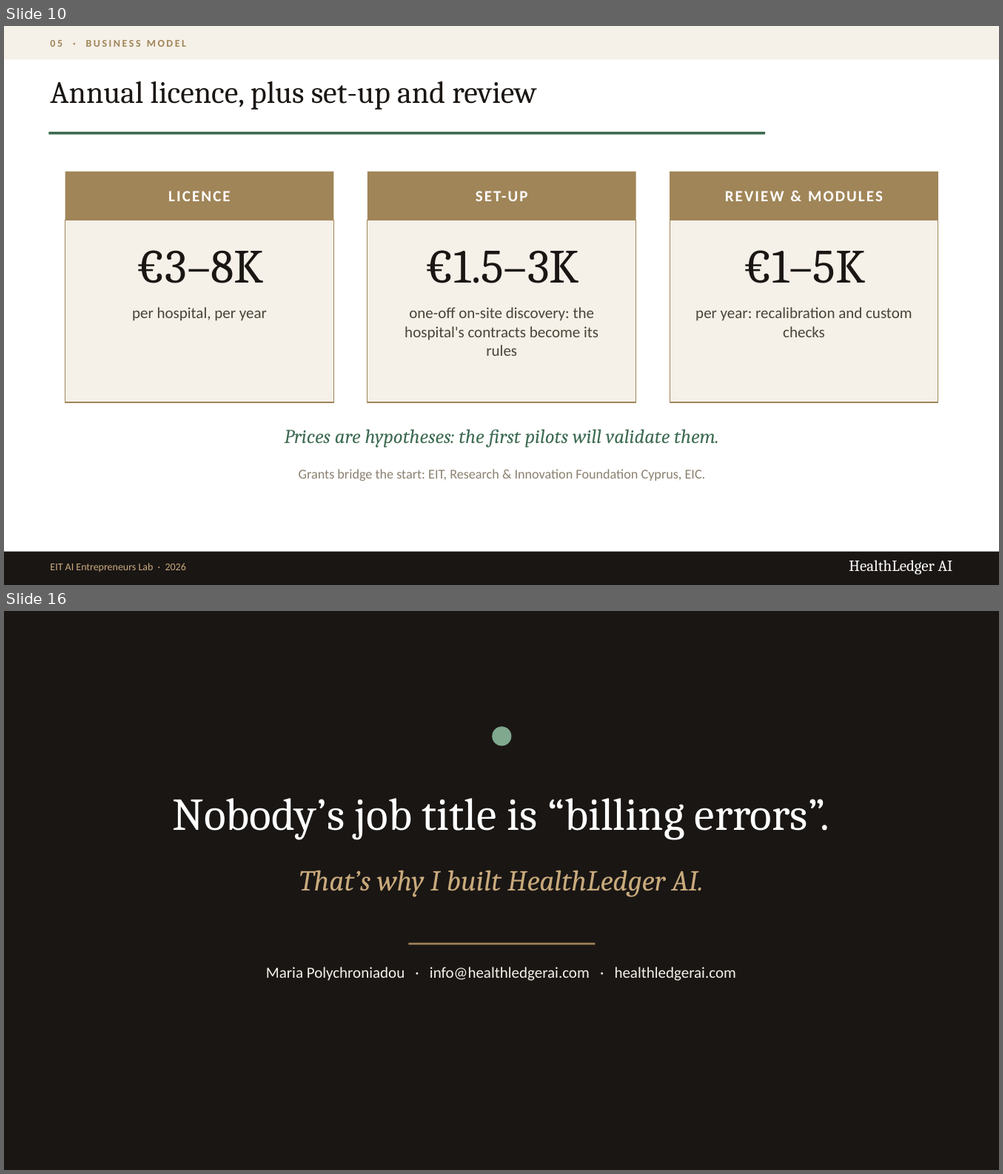
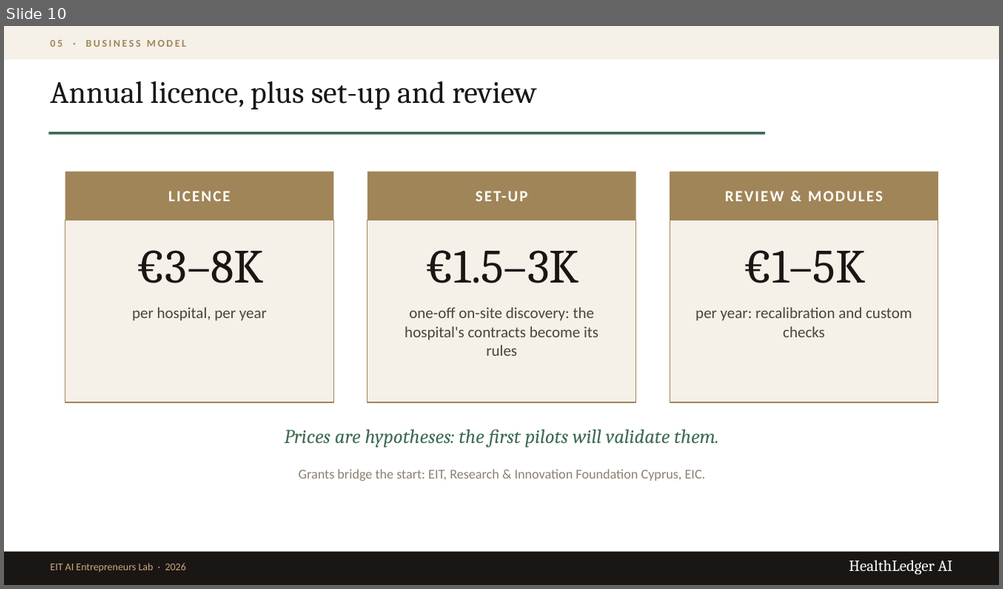
Before and after one commit to mrply97/AI, a slide deck: HealthLedgerAI_EIT_Pitch.pptx. Shown one above the other, each under a label of ours: slides 10 and 16 before the commit, slide 10 after it; the slides between them are not shown. The pictures are 1003x1174 and 1003x589 pixels, drawn with LibreOffice and Linux fonts; fonts in the diff are those of the drawing. Boxes give left, top, right and bottom in pixels: in the first picture for what was removed or moved away, otherwise in the second. Text is boxed around its words. In the diff, an @@ line names an element or a change of style, - is before the commit and + after.

```diff
--- a/HealthLedgerAI_EIT_Pitch.pptx
+++ b/HealthLedgerAI_EIT_Pitch.pptx
@@ slide 16 removed at [4,611,999,1170], background #FFFFFF @@
@@ rectangle removed at [4,611,999,1170] @@
@@ ellipse removed at [492,726,512,746] @@
@@ text removed at [172,798,829,840] @@
-Nobody’s job title is “billing errors”.
@@ text removed at [299,870,703,897] @@
-That’s why I built HealthLedger AI.
@@ rectangle removed at [408,943,595,945] @@
@@ text removed at [266,967,736,981] @@
-Maria Polychroniadou · info@healthledgerai.com · healthledgerai.com
```
Also in this commit, not shown: 10 slides changed, 1 slide added, 1 other slide removed, 3 other files.
